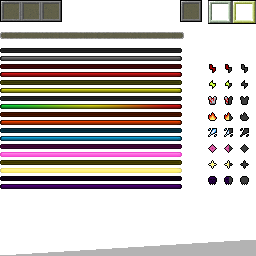
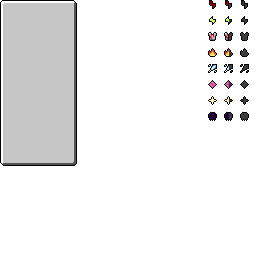
Layers edited between the first and the second w=256, h=256 image:
hid "InterfaceHUD", painted on it over [left=0, top=0, right=256, bottom=256]
added layer "InterfaceAttributes" above "InterfaceTabBar" over [left=0, top=0, right=249, bottom=166]
